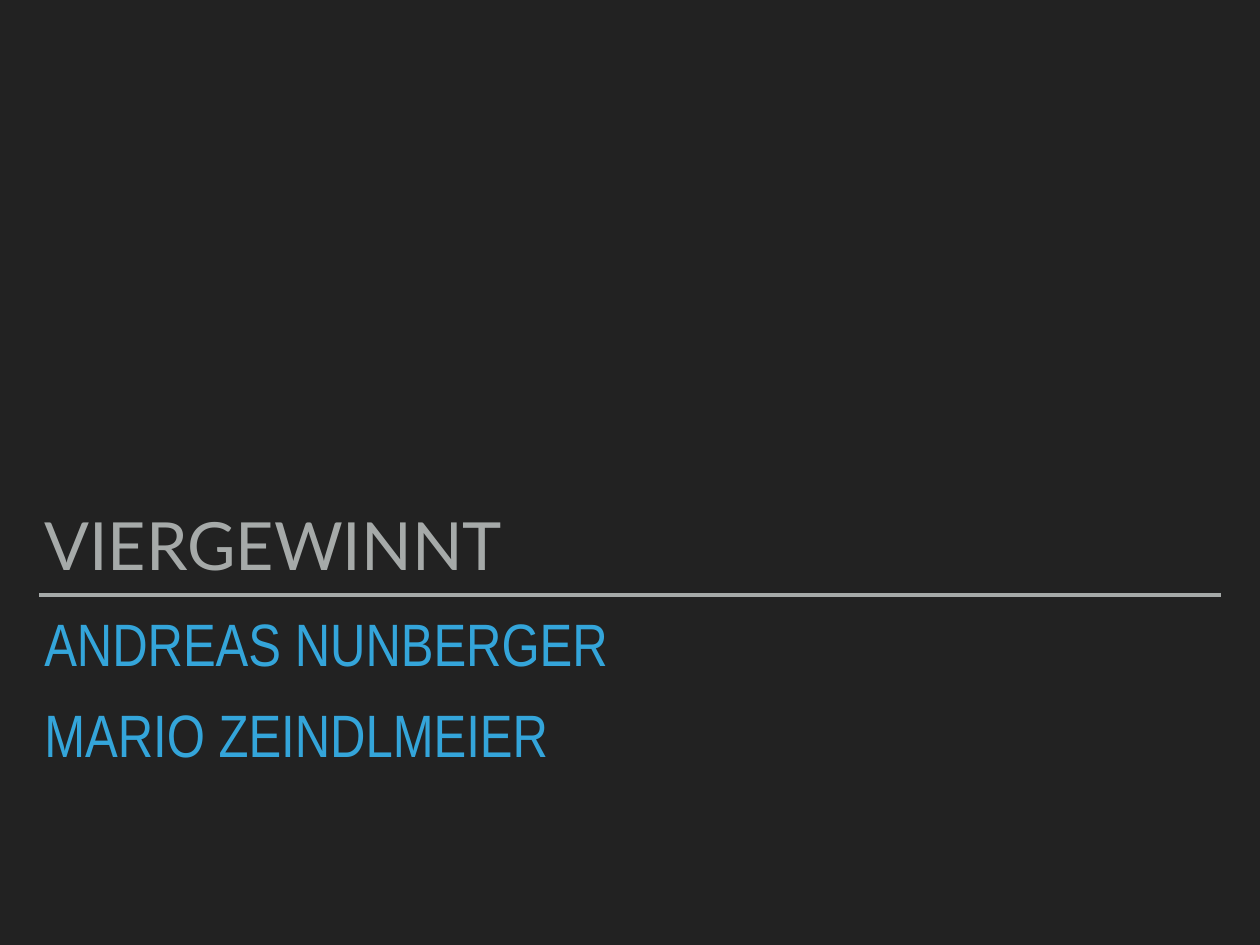
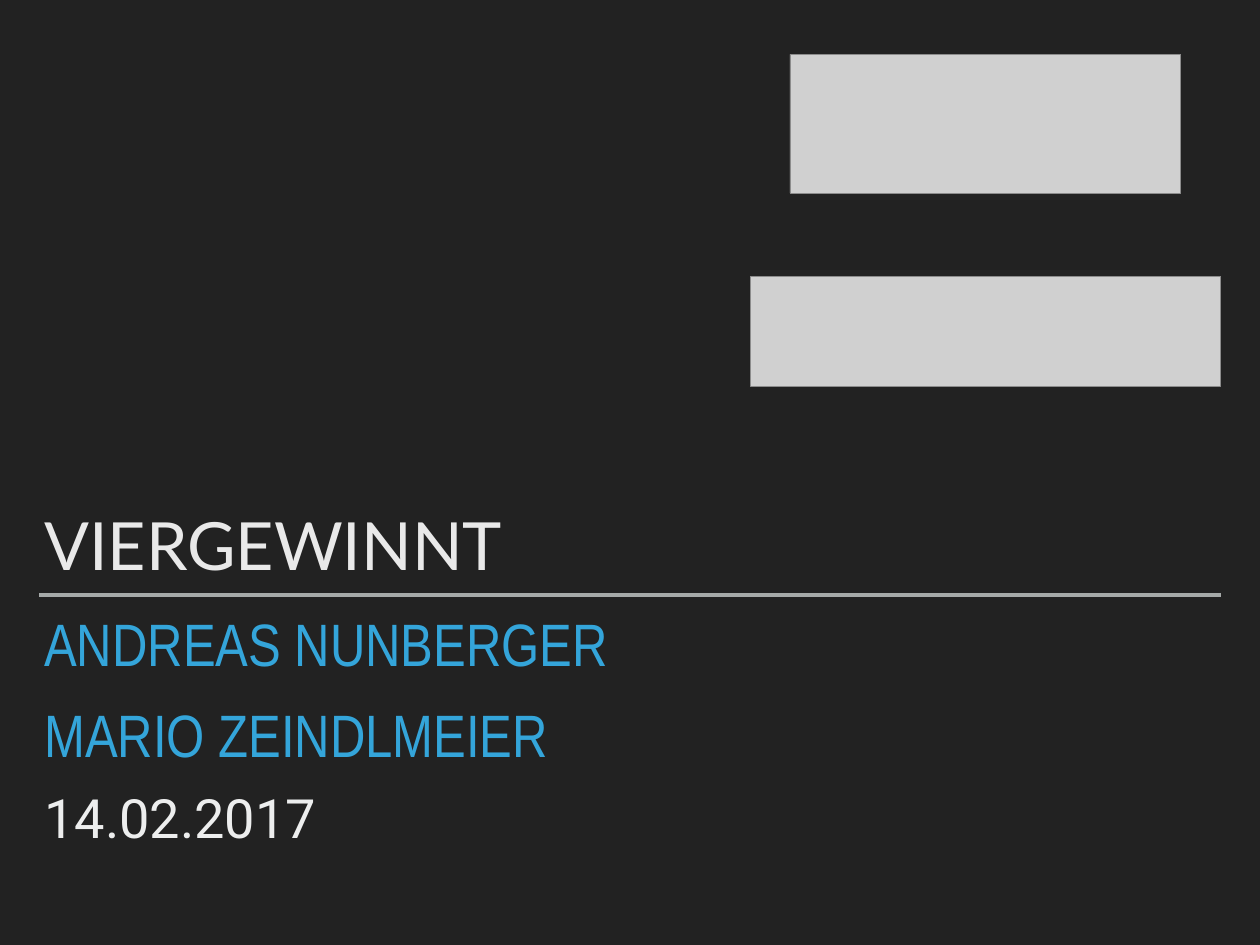
Before and after one commit to gamebreak3r/wirgewinnt, a slide deck: slide 1 of Doku/schule.pptx. Drawn at 1260x945 pixels with LibreOffice and Linux fonts; fonts in the diff are those of the drawing; grey boxes stand for pictures. Boxes give left, top, right and bottom in pixels: in the first picture for what was removed or moved away, otherwise in the second. Text is boxed around its words. In the diff, an @@ line names an element or a change of style, - is before the commit and + after.

```diff
--- a/Doku/schule.pptx
+++ b/Doku/schule.pptx
@@ picture added at (790, 54, 1181, 193) @@
@@ picture added at (751, 276, 1221, 386) @@
@@ subtitle "VIERGEWINNT" at (44, 522, 502, 571): text colour #A6AAA9 to #E9E9E9 @@
@@ text added at (44, 799, 316, 839), 44 pt, text #EDEEEE @@
+14.02.2017
```
Also in this commit, not shown: 13 other slides changed.
